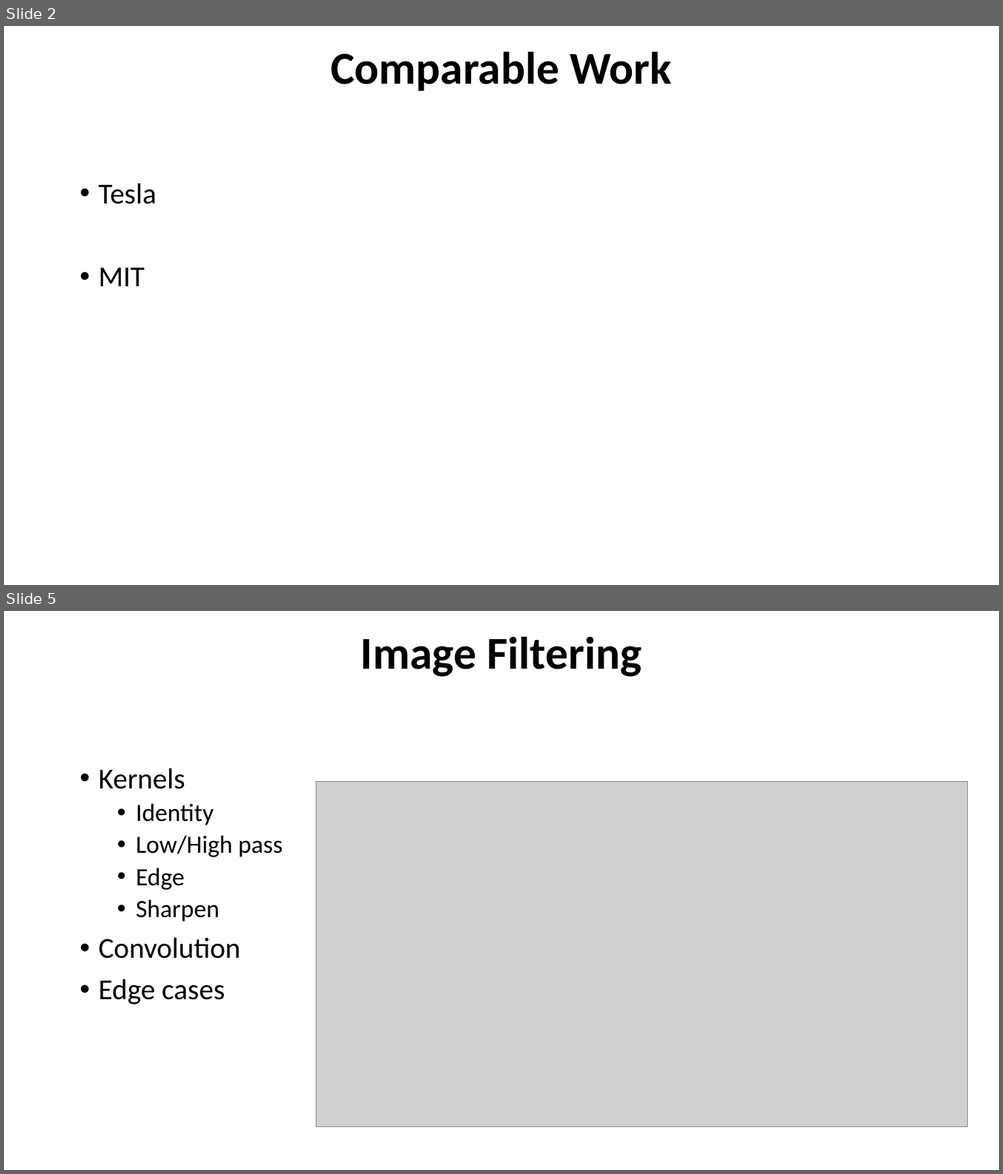
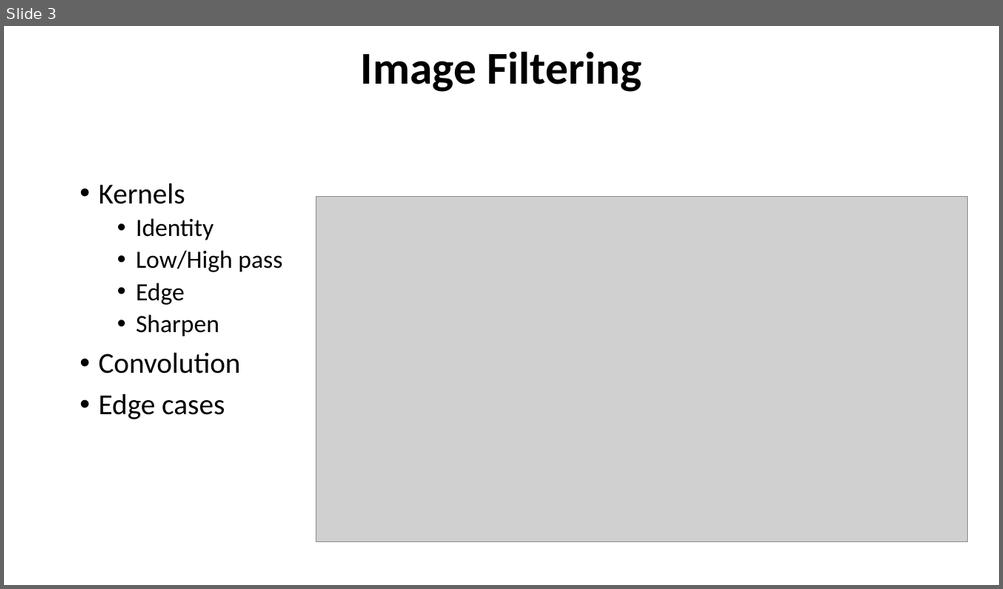
Before and after one commit to MickWPM/Thesis, a slide deck: Docs/InterimVivaReferences.pptx. Shown one above the other, each under a label of ours: slides 2 and 5 before the commit, slide 3 after it; the slides between them are not shown. The pictures are 1003x1174 and 1003x589 pixels, drawn with LibreOffice and Linux fonts; fonts in the diff are those of the drawing; grey boxes stand for pictures. Boxes give left, top, right and bottom in pixels: in the first picture for what was removed or moved away, otherwise in the second. Text is boxed around its words. In the diff, an @@ line names an element or a change of style, - is before the commit and + after.

```diff
--- a/Docs/InterimVivaReferences.pptx
+++ b/Docs/InterimVivaReferences.pptx
@@ slide 2 removed at [4,26,999,585], background #FFFFFF @@
@@ text removed at [330,51,671,91] @@
-Comparable Work
@@ text removed at [99,183,156,286] @@
-• Tesla
-• MIT
@@ what was slide 5 is now slide 3 @@
```
Also in this commit, not shown: 5 slides changed, 2 slides added, 11 other slides removed.
